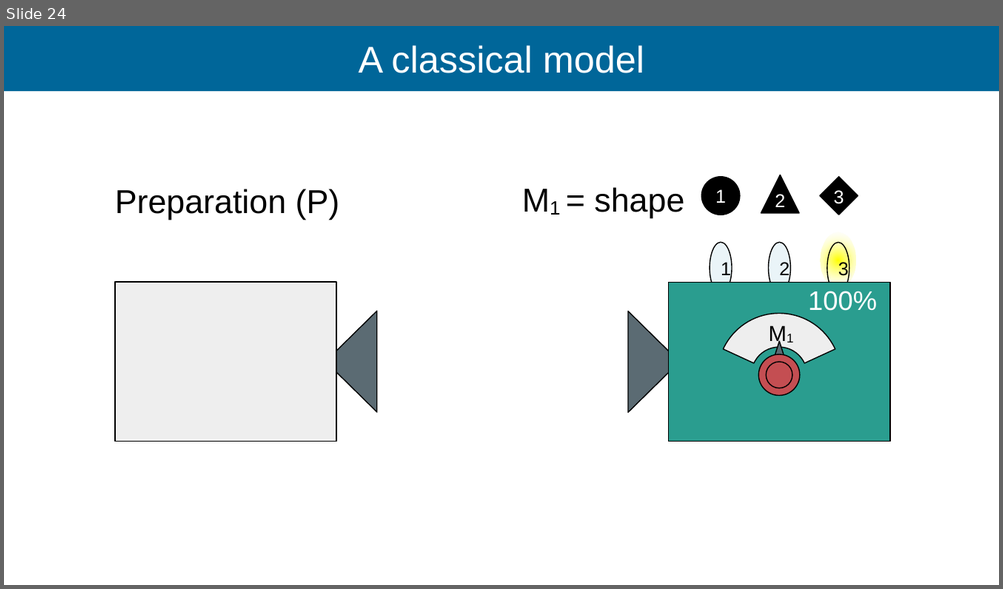
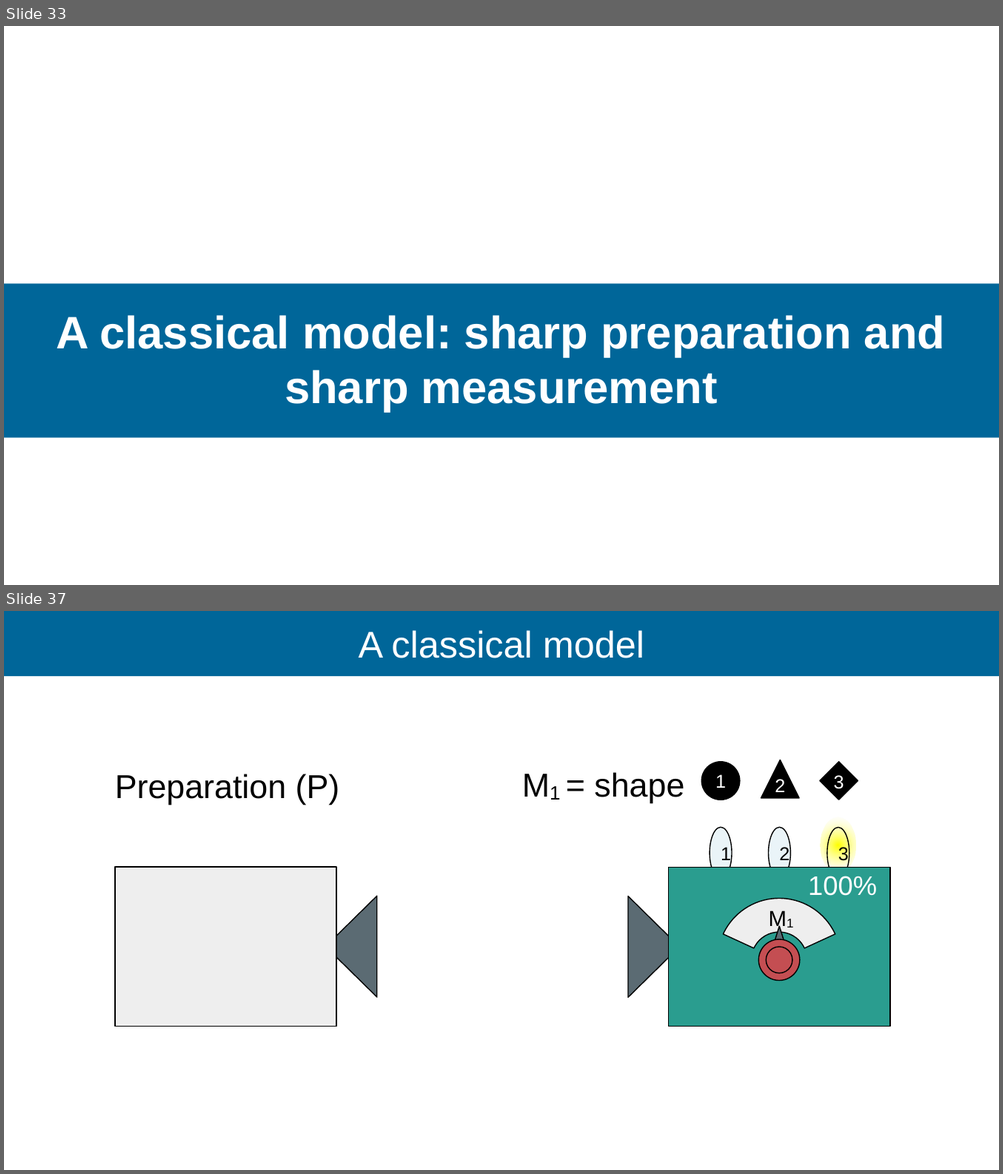
Before and after one commit to Ismaele-vincent/PhD, a slide deck: 2026/Talks/ILL Seminar/ILL seminar 2026.odp. Shown one above the other, each under a label of ours: slide 24 before the commit, slides 33 and 37 after it; the slides between them are not shown. The pictures are 1003x589 and 1003x1174 pixels, drawn with LibreOffice and Linux fonts; fonts in the diff are those of the drawing; background and template pictures are left out. Boxes give left, top, right and bottom in pixels: in the first picture for what was removed or moved away, otherwise in the second. Text is boxed around its words. In the diff, an @@ line names an element or a change of style, - is before the commit and + after.

```diff
--- a/2026/Talks/ILL Seminar/ILL seminar 2026.odp
+++ b/2026/Talks/ILL Seminar/ILL seminar 2026.odp
@@ slide 33 added at bbox=[4, 26, 999, 585], background #FFFFFF @@
@@ rectangle added at bbox=[4, 284, 999, 438], fill #006699 @@
@@ title added at bbox=[56, 315, 945, 412], 44 pt, text #FFFFFF, bold @@
+A classical model: sharp preparation and sharp measurement
@@ what was slide 24 is now slide 37 @@
```
Also in this commit, not shown: 10 slides changed, 28 other slides added, 15 other files.
